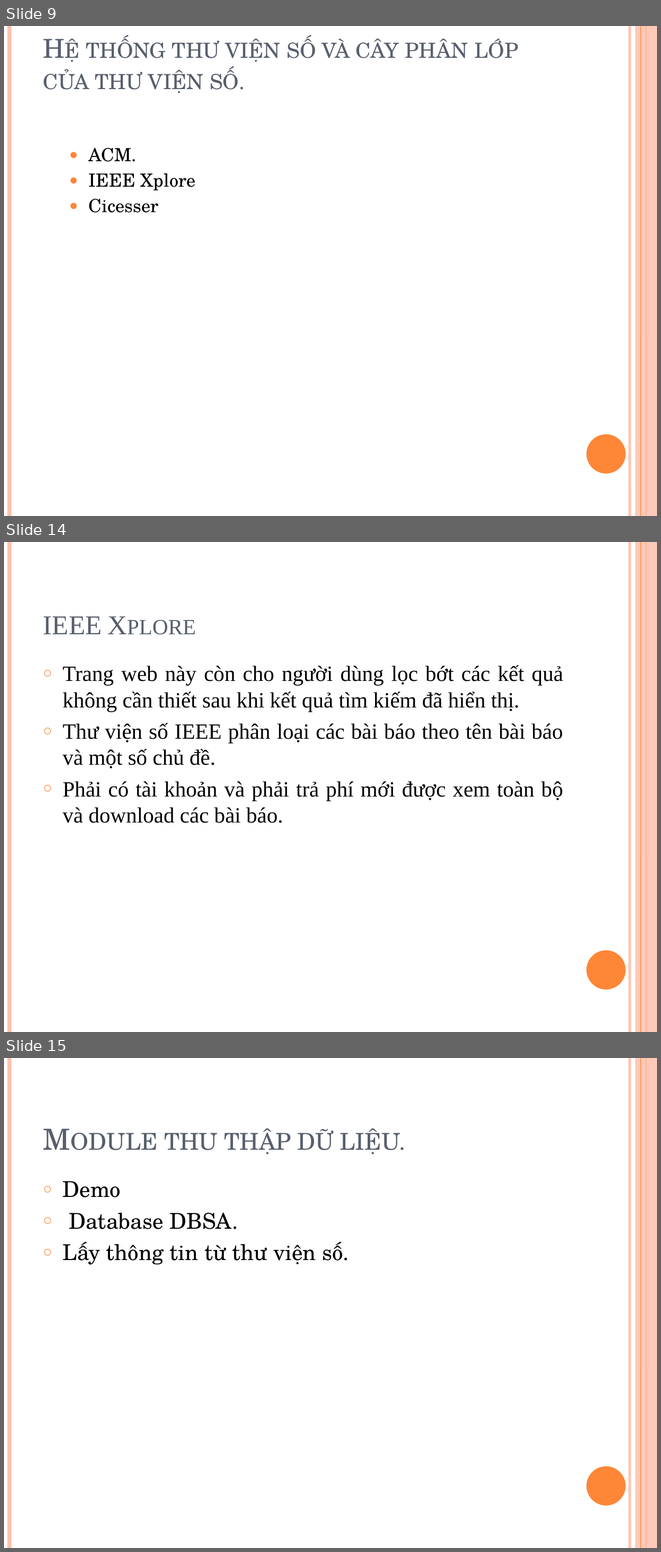
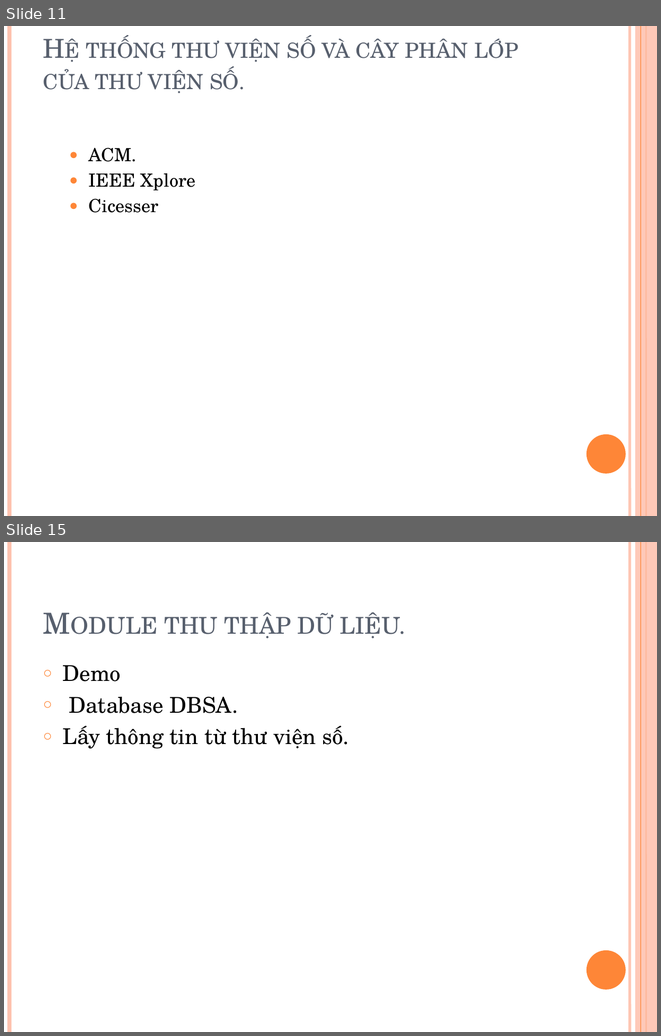
Before and after one commit to tiendv/detaitotnghiep, a slide deck: Report/Baocao 3-12.pptx. Shown one above the other, each under a label of ours: slides 9, 14 and 15 before the commit, slides 11 and 15 after it; the slides between them are not shown. The pictures are 661x1552 and 661x1036 pixels, drawn with LibreOffice and Linux fonts; fonts in the diff are those of the drawing. Boxes give left, top, right and bottom in pixels: in the first picture for what was removed or moved away, otherwise in the second. Text is boxed around its words. In the diff, an @@ line names an element or a change of style, - is before the commit and + after.

```diff
--- a/Report/Baocao 3-12.pptx
+++ b/Report/Baocao 3-12.pptx
@@ slide 14 removed at box(4, 542, 657, 1032), background #FFFFFF; not listed: 6 template elements that a slide beside it also shows @@
@@ title removed at box(43, 616, 102, 634) @@
-IEEE Xplore
@@ text removed at box(63, 665, 563, 823) @@
-○ Trang web này còn cho người dùng lọc bớt các kết quả không cần thiết sau khi kết quả tìm kiếm đã hiển thị.
-○ Thư viện số IEEE phân loại các bài báo theo tên bài báo và một số chủ đề.
-○ Phải có tài khoản và phải trả phí mới được xem toàn bộ và download các bài báo.
@@ what was slide 9 is now slide 11 @@
```
Also in this commit, not shown: 6 slides changed, 3 slides added, 1 other slide removed.
